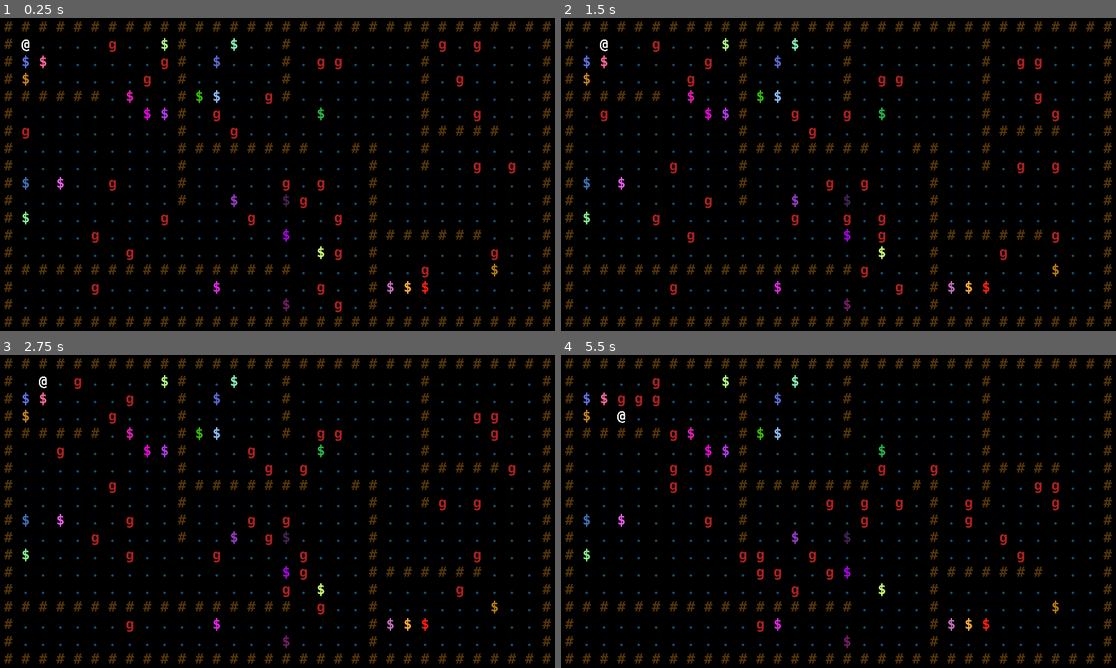
Above: before the commit, frames 1-4 (two rows, left to right).
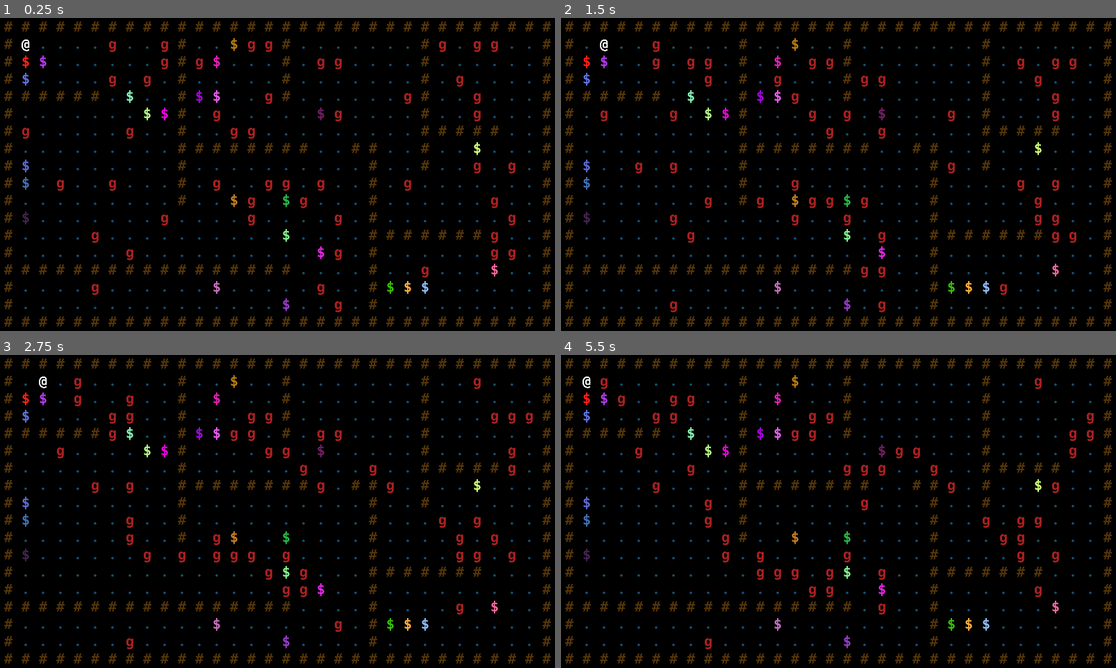
Above: after the commit, the same moments.

Repository: Mizar999/godot-roguelike
Game: Godot game, scene res://scenes/Main.tscn
The game is run twice, just before and just after one commit, with the same random seed, the same clock (stepped at 60 frames per second) and the same inputs.
Inputs:
- Up to frame 1 (0.25 s): no input
- Up to frame 2 (1.5 s): tap Enter at 0.5 s; tap Keypad 6 (e) at 0.6 s; tap Keypad 8 (n) at 0.8, 1.35 s; tap Space at 1.25 s
- Up to frame 3 (2.75 s): tap Keypad 9 (ne) at 1.55, 2.1 s; tap Enter at 2 s; tap Keypad 2 (s) at 2.3 s
- Up to frame 4 (5.5 s): tap Space at 2.75, 4.25 s; tap Keypad 2 (s) at 2.85 s; tap Keypad 3 (se) at 3.05, 3.6 s; tap Enter at 3.5 s; tap Keypad 4 (w) at 3.8, 4.35 s; tap Keypad 5 (wait) at 4.55, 5.1 s; tap Keypad 6 (e) at 5.3 s

The runs differ from the first frame. In frame 1, 1.4% of the frame differs, in the area x 4-93%, y 6-94%; in frame 2, 2.4%; in frame 3, 2.5%; in frame 4, 2.7%, in the area x 3-96%, y 6-95%.

Commit message:
Add simple a star implementation

Diff:
--- a/godot/entity/Enemy.gd
+++ b/godot/entity/Enemy.gd
@@ -5,7 +5,7 @@
 func take_turn(game: Game):
 	var command = Command.new()
 	if game.player:
-		var path = game.pathfinder.get_path(cell, game.player.cell)
+		var path = game.pathfinder.find_path(cell, game.player.cell)
 		if path.size() > 1:
 			var dir = path[1] - cell # index 0 is the actor itself
 			command = MovementCommand.new(self, dir)
--- a/godot/game/Game.gd
+++ b/godot/game/Game.gd
@@ -4,22 +4,25 @@
 var map
 var player
 var actors: Scheduler
-var pathfinder: Pathfinder
+var pathfinder: SimpleAStar
 
 #warning-ignore:unused_signal
-signal map_changed
+#signal map_changed # REMOVE
 
 func _init(map_p):
 	actors = Scheduler.new()
 
 	map = map_p
-	pathfinder = Pathfinder.new()
-	pathfinder.initialize_map(map)
+	#pathfinder = Pathfinder.new() # REMOVE
+	#pathfinder.initialize_map(map)
 	#warning-ignore:return_value_discarded
-	connect(RL.SIGNAL_MAP_CHANGED, pathfinder, "update_connections")
+	#connect(RL.SIGNAL_MAP_CHANGED, pathfinder, "update_connections")
+
+	pathfinder = SimpleAStar.new()
+	pathfinder.passable_callback = funcref(self, "_passable_callback")
 
 	player = spawn("actors/player", Vector2(1, 1))
-	for cell in map.get_passable_cells(30):
+	for cell in map.get_passable_cells(50):
 		spawn("actors/goblin", cell)
 	for cell in map.get_passable_cells(25):
 		spawn("props/statue", cell).get_node("Symbol").self_modulate = Color(randf(), randf(), randf())
@@ -28,8 +31,8 @@
 	var entity = RL.database.create_entity(path)
 	entity.cell = cell
 	map.add_entity(entity)
-	if entity.is_in_group(RL.GROUP_BLOCKER):
-		emit_signal(RL.SIGNAL_MAP_CHANGED, [entity.cell])
+	#if entity.is_in_group(RL.GROUP_BLOCKER): # REMOVE
+	#	emit_signal(RL.SIGNAL_MAP_CHANGED, [entity.cell])
 	# Cannot check for type 'Actor' with 'entity is Actor', because of cylcic reference
 	# see: https://github.com/godotengine/godot/issues/21461#issuecomment-578860188
 	if entity.has_method("take_turn"):
@@ -37,10 +40,10 @@
 	return entity
 
 func move(actor, cell: Vector2) -> void:
-	var old_cell = actor.cell
+	#var old_cell = actor.cell # REMOVE
 	actor.cell = cell
 	actor.position = map.map_to_world(cell)
-	emit_signal(RL.SIGNAL_MAP_CHANGED, [old_cell, actor.cell])
+	#emit_signal(RL.SIGNAL_MAP_CHANGED, [old_cell, actor.cell]) # REMOVE
 
 func main_loop() -> void:
 	var actor
@@ -58,3 +61,8 @@
 		command_result = yield(command, RL.SIGNAL_EXECUTED)
 		if command_result.result_type != command_result.ResultType.Success and command_result.message != "":
 			print(command_result.message)
+
+func _passable_callback(from: Vector2, cell: Vector2) -> bool:
+	if cell == from:
+		return true
+	return map.is_cell_passable(cell)
--- /dev/null
+++ b/godot/map/AStarNode.gd
@@ -0,0 +1,13 @@
+extends Reference
+class_name AStarNode
+
+var cell
+var cost
+var estimated_cost
+var previous: AStarNode
+
+func _init(cell_p = Vector2(), cost_p = 0, estimated_cost_P = 0, previous_p = null):
+	cell = cell_p
+	cost = cost_p
+	estimated_cost = estimated_cost_P
+	previous = previous_p
--- a/godot/map/Map.gd
+++ b/godot/map/Map.gd
@@ -2,19 +2,28 @@
 
 onready var _tileset = get_tileset()
 
+var _child_cache = []
+
 func add_entity(entity) -> void:
 	add_child(entity)
 	entity.position = map_to_world(entity.cell)
+	_child_cache.push_back(entity)
 
 func is_floor_passable(cell: Vector2) -> bool:
 	var index = get_cellv(cell)
 	return _tileset.tile_get_name(index) in RL.PASSABLE_TILES
 
 func get_entity_at(cell: Vector2):
-	for child in get_children():
+	for child in _child_cache:
 		if child.cell == cell:
 			return child
 	return null
+
+func is_cell_passable(cell: Vector2) -> bool:
+	if is_floor_passable(cell):
+		var entity = get_entity_at(cell)
+		return !entity or !entity.is_in_group(RL.GROUP_BLOCKER)
+	return false
 
 func get_passable_cells(amount = 1):
 	var result = []
@@ -23,10 +32,8 @@
 
 	var used_cells = get_used_cells()
 	used_cells.shuffle()
-	var entity
 	for cell in used_cells:
-		entity = get_entity_at(cell)
-		if is_floor_passable(cell) and (!entity or !entity.is_in_group(RL.GROUP_BLOCKER)):
+		if is_cell_passable(cell):
 			result.push_back(cell)
 			if result.size() >= amount:
 				break
--- /dev/null
+++ b/godot/map/SimpleAStar.gd
@@ -0,0 +1,103 @@
+extends Reference
+class_name SimpleAStar
+
+
+enum Topology {
+	Four,
+	Eight
+}
+
+var passable_callback
+
+var _openlist: Array
+var _closedlist: Dictionary
+var _from: Vector2
+var _directions: Array
+var _topology
+
+func find_path(from: Vector2, to: Vector2, topology = Topology.Eight) -> Array:
+	_openlist = []
+	_closedlist = {}
+	_from = from
+	_topology = topology
+	_setup_directions()
+	_add_node(to)
+	var result = []
+
+	var key: String
+	var node: AStarNode
+	var neighbors: Array
+	while !_openlist.empty():
+		node = _openlist.pop_front()
+		key = "%s,%s" % [node.cell.x, node.cell.y]
+		if _closedlist.has(key):
+			continue
+		_closedlist[key] = node
+		if node.cell == _from:
+			break
+
+		neighbors = _get_neighbors(node.cell)
+		for neighbor in neighbors:
+			key = "%s,%s" % [neighbor.x, neighbor.y]
+			if _closedlist.has(key):
+				continue
+			_add_node(neighbor, node)
+
+	key = "%s,%s" % [_from.x, _from.y]
+	if _closedlist.has(key):
+		node = _closedlist[key]
+		while node:
+			result.push_back(node.cell)
+			node = node.previous
+	return result
+
+func _setup_directions() -> void:
+	if _topology == Topology.Four:
+		_directions = [
+			Vector2(1, 0),
+			Vector2(-1, 0),
+			Vector2(0, 1),
+			Vector2(0, -1)
+		]
+	else:
+		_directions = [
+			Vector2(1, 0),
+			Vector2(-1, 0),
+			Vector2(0, 1),
+			Vector2(0, -1),
+			Vector2(1, 1),
+			Vector2(1, -1),
+			Vector2(-1, 1),
+			Vector2(-1, -1)
+		]
+
+func _get_neighbors(current_cell: Vector2) -> Array:
+	var result = []
+	var neighbor
+	for dir in _directions:
+		neighbor = current_cell + dir
+		if !passable_callback.call_func(_from, neighbor):
+			continue
+		result.push_back(neighbor)
+	return result
+
+func _add_node(cell: Vector2, previous = null) -> void:
+	var estimated_cost = _distance(cell)
+	var node = AStarNode.new(cell, (previous.cost if previous else 0), estimated_cost, previous)
+	var total_cost = node.cost + node.estimated_cost
+
+	var temp_node
+	var temp_total_cost
+	for index in range(_openlist.size()):
+		temp_node = _openlist[index]
+		temp_total_cost = temp_node.cost + temp_node.estimated_cost
+		if total_cost < temp_total_cost or (total_cost == temp_total_cost and estimated_cost < temp_node.estimated_cost):
+			_openlist.insert(index, node)
+			return
+	_openlist.push_back(node)
+
+func _distance(current_cell: Vector2) -> float:
+	if _topology == Topology.Four:
+		return abs(current_cell.x - _from.x) + abs(current_cell.y - _from.y)
+	else:
+		return max(abs(current_cell.x - _from.x), abs(current_cell.y - _from.y))
--- a/godot/project.godot
+++ b/godot/project.godot
@@ -9,6 +9,11 @@
 config_version=4
 
 _global_script_classes=[ {
+"base": "Reference",
+"class": "AStarNode",
+"language": "GDScript",
+"path": "res://map/AStarNode.gd"
+}, {
 "base": "Entity",
 "class": "Actor",
 "language": "GDScript",
@@ -58,8 +63,14 @@
 "class": "Scheduler",
 "language": "GDScript",
 "path": "res://game/Scheduler.gd"
+}, {
+"base": "Reference",
+"class": "SimpleAStar",
+"language": "GDScript",
+"path": "res://map/SimpleAStar.gd"
 } ]
 _global_script_class_icons={
+"AStarNode": "",
 "Actor": "",
 "Command": "",
 "CommandResult": "",
@@ -69,7 +80,8 @@
 "MovementCommand": "",
 "Pathfinder": "",
 "Player": "",
-"Scheduler": ""
+"Scheduler": "",
+"SimpleAStar": ""
 }
 
 [application]
